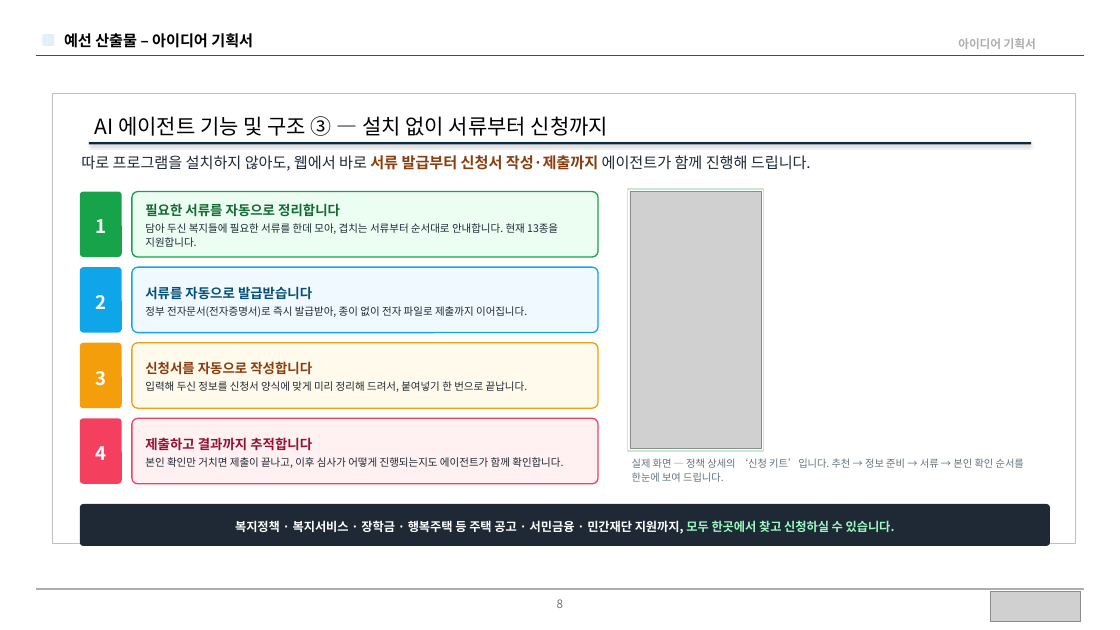
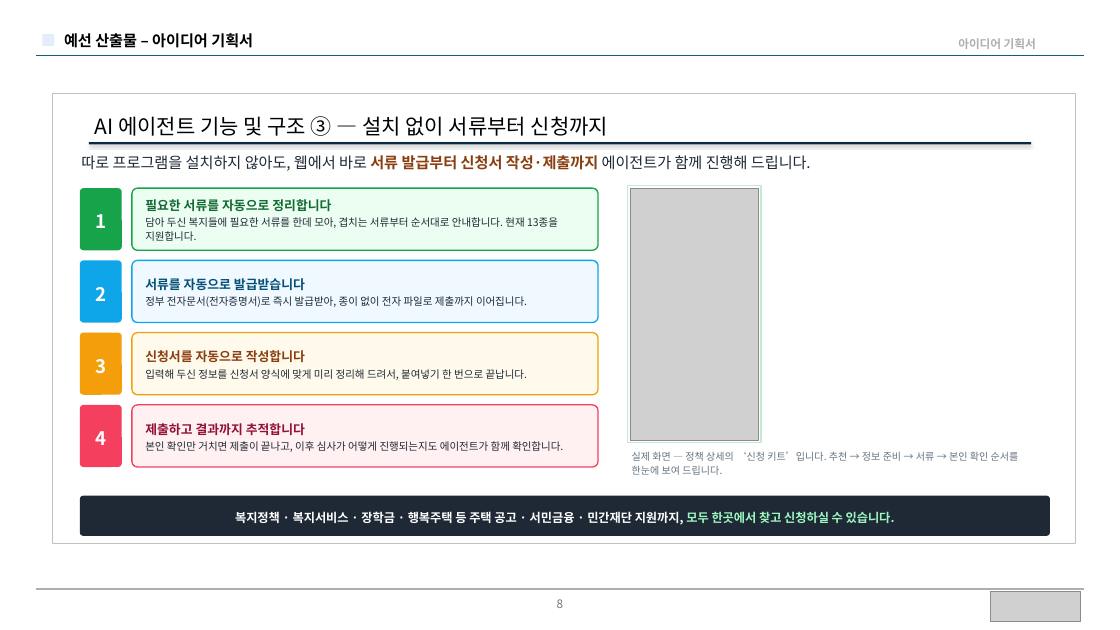
Before and after one commit to BioCode67/modoo-bom, a slide deck: slide 8 of docs/제출/모두봄-예선기획서-20p-규정안전판.pptx. Drawn at 1120x630 pixels with LibreOffice and Linux fonts; fonts in the diff are those of the drawing; grey boxes stand for pictures. Boxes give left, top, right and bottom in pixels: in the first picture for what was removed or moved away, otherwise in the second. Text is boxed around its words. In the diff, an @@ line names an element or a change of style, - is before the commit and + after.

Commit message:
docs(제출): 예선 기획서 v3.1 — 프레임 오버플로 전면 수정·친절 톤·팀원 형식·복지관 파일럿
피드백 반영:
1. 박스가 양식 작성영역(세로 6.46″)을 넘던 문제 — 빌드 시 오버플로 자동검증(verify) 추가해 전 슬라이드
   프레임 안으로 재배치(초과 0건 확인)
2. 배경② 등 홍보성 어투 → 친절한 서비스 소개체로('직접 만들어 보며 알게 된 것들', '~보았습니다')
3. 복지관 현장 파일럿 완료 반영(효과② 상단 배너 + 통계 카드 + 로드맵 '지금·예선')
4. 팀원 형식: 팀장/팀원 구분 없이 이름순 '이름(컴퓨터공학전공)' 나열

폰트 임베딩 유지(Pretendard). PowerPoint 렌더로 전수 검증 완료.

```diff
--- a/docs/제출/모두봄-예선기획서-20p-규정안전판.pptx
+++ b/docs/제출/모두봄-예선기획서-20p-규정안전판.pptx
@@ rounded rectangle "필요한 서류를 자동으로 정리합니다" at (x1=132, y1=188, x2=598, y2=250): size 11.5 to 11 pt in "필요한 서류를 자동으로 정리합니다"; line spacing 1.14 to 1.12 @@
@@ rectangle resized from (x1=628, y1=189, x2=764, y2=451) to (x1=628, y1=186, x2=761, y2=443) @@
@@ picture resized from (x1=630, y1=192, x2=761, y2=449) to (x1=630, y1=188, x2=759, y2=440) @@
@@ 4 rounded rectangles moved together from (x1=80, y1=192, x2=598, y2=333) to (x1=80, y1=188, x2=598, y2=323) @@
@@ rounded rectangle "서류를 자동으로 발급받습니다" at (x1=132, y1=260, x2=598, y2=323): size 11.5 to 11 pt in "서류를 자동으로 발급받습니다"; line spacing 1.14 to 1.12 @@
@@ 3 rounded rectangles moved together from (x1=80, y1=343, x2=1050, y2=546) to (x1=80, y1=333, x2=1050, y2=536) @@
@@ rounded rectangle "신청서를 자동으로 작성합니다" at (x1=132, y1=333, x2=598, y2=395): size 11.5 to 11 pt in "신청서를 자동으로 작성합니다"; line spacing 1.14 to 1.12 @@
@@ rounded rectangle "4" resized from (x1=80, y1=418, x2=122, y2=484) to (x1=80, y1=405, x2=122, y2=467) @@
@@ rounded rectangle "제출하고 결과까지 추적합니다" resized from (x1=132, y1=418, x2=598, y2=484) to (x1=132, y1=405, x2=598, y2=467) @@
@@ rounded rectangle "제출하고 결과까지 추적합니다" at (x1=132, y1=405, x2=598, y2=467): size 11.5 to 11 pt in "제출하고 결과까지 추적합니다"; line spacing 1.14 to 1.12 @@
@@ text "실제 화면 — 정책 상세의 ..." at (x1=632, y1=452, x2=1019, y2=475): size 8.8 to 8.6 pt @@
```
Also in this commit, not shown: 12 other slides changed, 2 other files.
